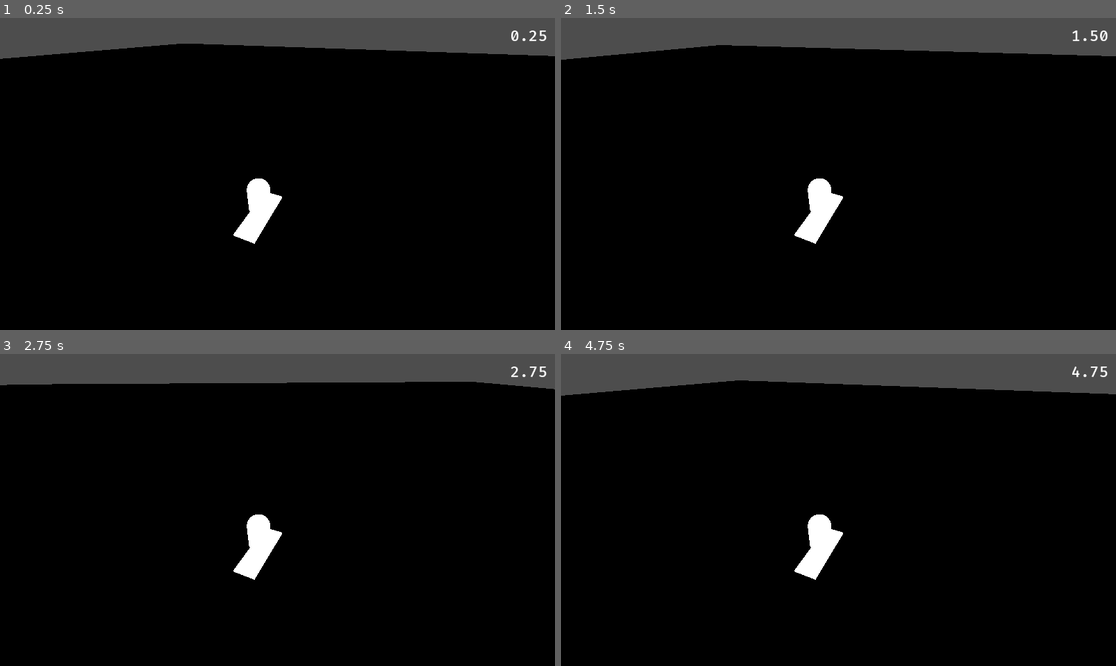
Above: before the commit, frames 1-4 (two rows, left to right).
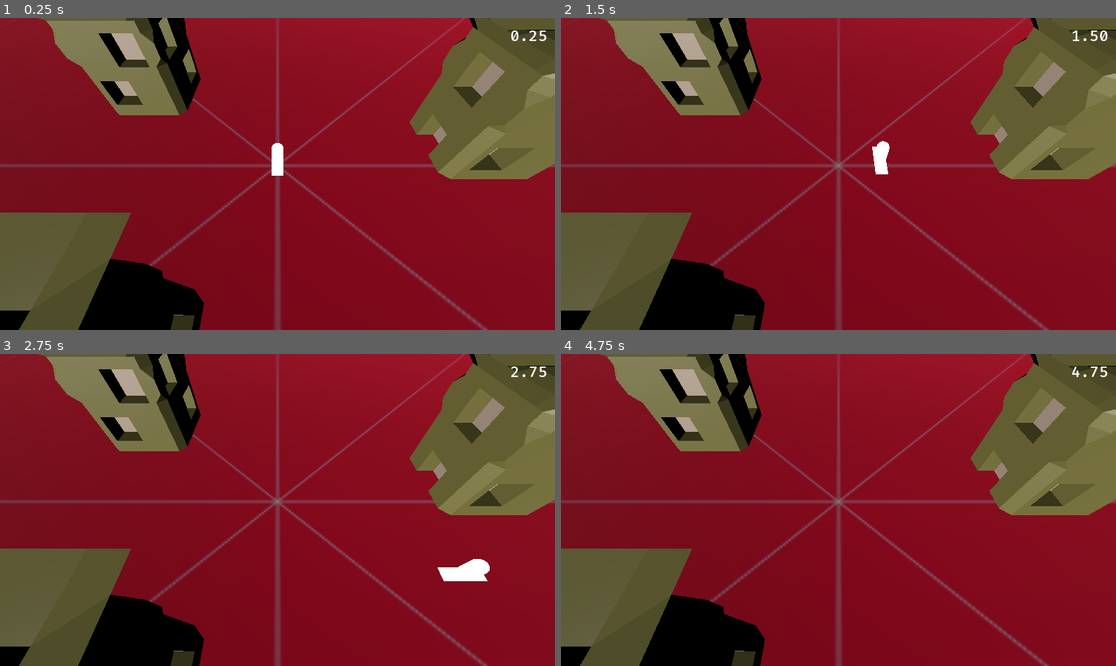
Above: after the commit, the same moments.

Repository: Steffo99/cinnos
Game: Godot game, scene res://Root.tscn
Two runs of this game, one before a commit and one after it. Both use one fixed random seed, a clock stepped at 60 frames per second and the inputs below.
Inputs:
- Up to frame 1 (0.25 s): no input
- Up to frame 2 (1.5 s): hold D (move_right) 0.53-1.28 s; tap Space (jump) at 0.77 s; hold S (move_down) from 1.28 s (still down)
- Up to frame 3 (2.75 s): tap Space (jump) at 1.52 s; release S (move_down) at 2.03 s; hold D (move_right) from 2.03 s (still down)
- Up to frame 4 (4.75 s): release D (move_right) at 2.78 s; hold W (move_up) 2.78-3.53 s; tap Space (jump) at 3.02, 3.77, 4.52 s; hold A (move_left) from 3.53 s (still down)

The runs differ from the first frame. In frame 1, 95% of the frame differs, in the area x 0-100%, y 0-100%; in frame 2, 95%; in frame 3, 95%; in frame 4, 95%.

Commit message:
Board follows input_dir

Diff:
--- a/Player.gd
+++ b/Player.gd
@@ -45,7 +45,7 @@
 
 	move_and_slide()
 
-	rotation.y = velocity.normalized().signed_angle_to(Vector3.FORWARD, Vector3.DOWN)
+	rotation.y = input_dir.normalized().angle_to(Vector2.UP)
 
 	# Gestisci collisioni
 	for collision_idx in range(get_slide_collision_count()):
--- a/Root.tscn
+++ b/Root.tscn
@@ -6,16 +6,19 @@
 [ext_resource type="FontFile" uid="uid://cseshyj4yw2f5" path="res://fonts/FiraSans-Medium.ttf" id="3_p3wyc"]
 [ext_resource type="Script" path="res://GameTimer.gd" id="3_y362g"]
 [ext_resource type="Script" path="res://TextBox.gd" id="4_gpkq6"]
-[ext_resource type="PackedScene" uid="uid://t0gblqb4yr8m" path="res://models/turret.glb" id="4_uubk4"]
 [ext_resource type="FontFile" uid="uid://qf3uxmta6lpw" path="res://fonts/FiraCode-Medium.ttf" id="5_yvnu2"]
+[ext_resource type="PackedScene" uid="uid://ck1im1d6yhv84" path="res://obstacles/house.tscn" id="8_ntqnl"]
+
+[sub_resource type="Theme" id="Theme_hkcet"]
+Label/fonts/font = ExtResource("3_p3wyc")
+
+[sub_resource type="PlaceholderTexture2D" id="PlaceholderTexture2D_tn1wg"]
+size = Vector2(48, 48)
 
 [sub_resource type="CapsuleShape3D" id="CapsuleShape3D_castg"]
 
 [sub_resource type="CapsuleMesh" id="CapsuleMesh_pnmjt"]
 material = ExtResource("2_upp15")
-
-[sub_resource type="BoxShape3D" id="BoxShape3D_kpyw3"]
-size = Vector3(1, 0.1, 3)
 
 [sub_resource type="BoxMesh" id="BoxMesh_4tnse"]
 material = ExtResource("2_upp15")
@@ -31,48 +34,7 @@
 [sub_resource type="BoxShape3D" id="BoxShape3D_2bm1d"]
 size = Vector3(200, 4, 200)
 
-[sub_resource type="Theme" id="Theme_hkcet"]
-Label/fonts/font = ExtResource("3_p3wyc")
-
-[sub_resource type="PlaceholderTexture2D" id="PlaceholderTexture2D_tn1wg"]
-size = Vector2(48, 48)
-
 [node name="Root" type="Node3D"]
-
-[node name="Player" type="CharacterBody3D" parent="."]
-transform = Transform3D(1, 0, 0, 0, 1, 0, 0, 0, 1, 0, 0.927202, 0)
-script = ExtResource("1_wt4gx")
-
-[node name="Camera3D" type="Camera3D" parent="Player"]
-transform = Transform3D(0.919211, -0.23121, 0.318736, -4.92044e-09, 0.809458, 0.587178, -0.393765, -0.53974, 0.744063, 3.36228, 7.21007, 5.78625)
-
-[node name="Man" type="CollisionShape3D" parent="Player"]
-transform = Transform3D(1, 0, 0, 0, 1, 0, 0, 0, 1, 0, 1.05, 0)
-shape = SubResource("CapsuleShape3D_castg")
-
-[node name="Mesh" type="MeshInstance3D" parent="Player/Man"]
-mesh = SubResource("CapsuleMesh_pnmjt")
-skeleton = NodePath("../..")
-
-[node name="Board" type="CollisionShape3D" parent="Player"]
-shape = SubResource("BoxShape3D_kpyw3")
-
-[node name="Mesh" type="MeshInstance3D" parent="Player/Board"]
-transform = Transform3D(1, 0, 0, 0, 1, 0, 0, 0, 1, 0, 0.05, 0)
-mesh = SubResource("BoxMesh_4tnse")
-skeleton = NodePath("../..")
-
-[node name="Plane" type="StaticBody3D" parent="."]
-
-[node name="MeshInstance3D" type="MeshInstance3D" parent="Plane"]
-mesh = SubResource("PlaneMesh_opk07")
-
-[node name="CollisionShape3D" type="CollisionShape3D" parent="Plane"]
-transform = Transform3D(1, 0, 0, 0, 1, 0, 0, 0, 1, 0, -2, 0)
-shape = SubResource("BoxShape3D_2bm1d")
-
-[node name="Camera3D" type="Camera3D" parent="."]
-transform = Transform3D(1, 0, 0, 0, 0.955149, 0.296125, 0, -0.296125, 0.955149, 0, 2.66196, 3.33182)
 
 [node name="UI" type="Control" parent="."]
 layout_mode = 3
@@ -151,7 +113,48 @@
 [node name="GameTimer" type="Node" parent="UI/TimerBox/Label"]
 script = ExtResource("3_y362g")
 
-[node name="turret" parent="." instance=ExtResource("4_uubk4")]
-transform = Transform3D(-0.30538, 0, 0.952231, 0, 1, 0, -0.952231, 0, -0.30538, -0.219426, 0, -9.35718)
+[node name="Player" type="CharacterBody3D" parent="."]
+transform = Transform3D(1, 0, 0, 0, 1, 0, 0, 0, 1, 0, 0.927202, 0)
+script = ExtResource("1_wt4gx")
+input_accel = 8.0
+
+[node name="Man" type="CollisionShape3D" parent="Player"]
+transform = Transform3D(1, 0, 0, 0, 1, 0, 0, 0, 1, 0, 1.05, 0)
+shape = SubResource("CapsuleShape3D_castg")
+
+[node name="Mesh" type="MeshInstance3D" parent="Player/Man"]
+mesh = SubResource("CapsuleMesh_pnmjt")
+skeleton = NodePath("../..")
+
+[node name="Board" type="CollisionShape3D" parent="Player"]
+
+[node name="Mesh" type="MeshInstance3D" parent="Player/Board"]
+transform = Transform3D(1, 0, 0, 0, 1, 0, 0, 0, 1, 0, 0.05, 0)
+mesh = SubResource("BoxMesh_4tnse")
+skeleton = NodePath("../..")
+
+[node name="Plane" type="StaticBody3D" parent="."]
+
+[node name="MeshInstance3D" type="MeshInstance3D" parent="Plane"]
+mesh = SubResource("PlaneMesh_opk07")
+
+[node name="CollisionShape3D" type="CollisionShape3D" parent="Plane"]
+transform = Transform3D(1, 0, 0, 0, 1, 0, 0, 0, 1, 0, -2, 0)
+shape = SubResource("BoxShape3D_2bm1d")
+
+[node name="Camera3D" type="Camera3D" parent="."]
+transform = Transform3D(1, 0, 0, 0, 0.582109, 0.813111, 0, -0.813111, 0.582109, 0, 14.3066, 11.1673)
+
+[node name="House" parent="." instance=ExtResource("8_ntqnl")]
+transform = Transform3D(1, 0, 0, 0, 1, 0, 0, 0, 1, -14, 0, -11)
+
+[node name="House2" parent="." instance=ExtResource("8_ntqnl")]
+transform = Transform3D(1, 0, 0, 0, 1, 0, 0, 0, 1, -8.36658, 0, 13.6653)
+
+[node name="House3" parent="." instance=ExtResource("8_ntqnl")]
+transform = Transform3D(1, 0, 0, 0, 1, 0, 0, 0, 1, 17.9757, 0, -2.54637)
+
+[node name="DirectionalLight3D" type="DirectionalLight3D" parent="."]
+transform = Transform3D(-0.579826, -0.58827, -0.563685, 0.632141, -0.761305, 0.144266, -0.514003, -0.272679, 0.813294, 0, 0, 0)
 
 [connection signal="timeout" from="UI/TextBox/Timer" to="UI/TextBox" method="_on_timer_timeout"]
--- /dev/null
+++ b/obstacles/house.tscn
@@ -0,0 +1,14 @@
+[gd_scene load_steps=3 format=3 uid="uid://ck1im1d6yhv84"]
+
+[ext_resource type="PackedScene" uid="uid://b0v72ewtji1ga" path="res://models/house1.glb" id="1_6lk2f"]
+
+[sub_resource type="BoxShape3D" id="BoxShape3D_atvc4"]
+
+[node name="House" type="StaticBody3D"]
+
+[node name="house1" parent="." instance=ExtResource("1_6lk2f")]
+transform = Transform3D(4, 0, 0, 0, 4, 0, 0, 0, 4, 0, 0, 0)
+
+[node name="CollisionShape3D" type="CollisionShape3D" parent="."]
+transform = Transform3D(8, 0, 0, 0, 10, 0, 0, 0, 8, 0, 5, 0)
+shape = SubResource("BoxShape3D_atvc4")
Not shown: 1 places in Root.tscn that only renumber resources
